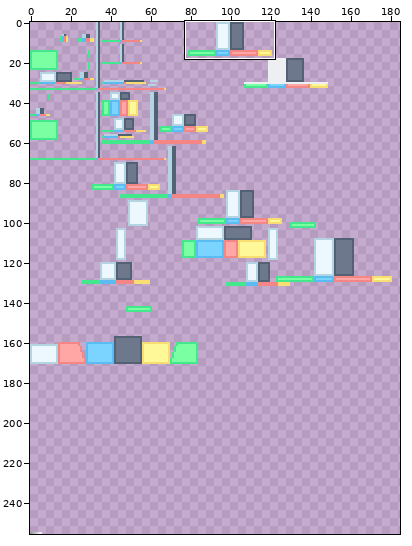
One commit to this sprite sheet: resources/models/vehicles/AvA-616 speederbike/white.png. The first picture is a wide view before the edit; the outline marks the close-up.
Close-up. Old version:
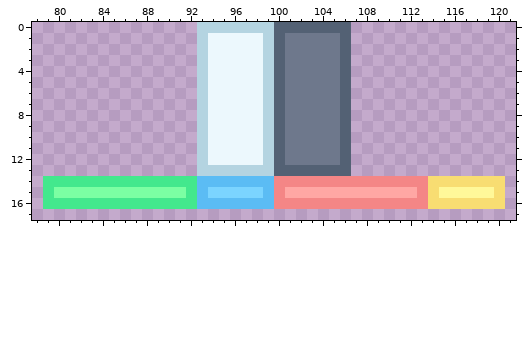
The file is 256x256 pixels. Shown: x 78..121, y 0..17. The wide view leaves out empty margins. The commit also changed other parts of the picture, which this record leaves out.
Once edited:
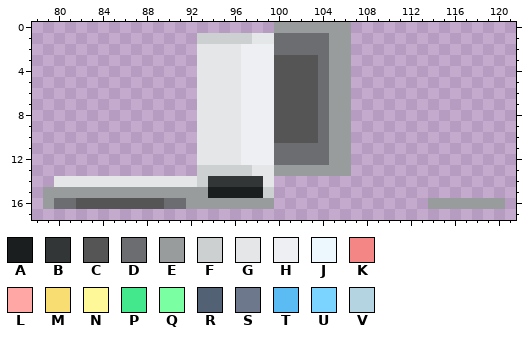
Palette (. is transparent): A #1b1e1e  B #323636  C #555555  D #6b6d70  E #989c9d  F #cdd0d1  G #e4e6e8  H #eeeff2  J #ecf8fd  K #f48686  L #ffa7a4  M #f8dd72  N #fff899  P #43e88d  Q #7bffa3  R #536174  S #6e788c  T #5bbcf4  U #7bd4ff  V #b4d4e1
Edits made:
Changed rows in their new state; - is an unchanged pixel.
first column x 79:
 0 --------------.......EEEEEEE--------------
 1 --------------FFFFFGGDDDDDEE--------------
 2 --------------GGGGHHHDDDDDEE--------------
 3 --------------GGGGHHHCCCCDEE--------------
 4 --------------GGGGHHHCCCCDEE--------------
 5 --------------GGGGHHHCCCCDEE--------------
 6 --------------GGGGHHHCCCCDEE--------------
 7 --------------GGGGHHHCCCCDEE--------------
 8 --------------GGGGHHHCCCCDEE--------------
 9 --------------GGGGHHHCCCCDEE--------------
10 --------------GGGGHHHCCCCDEE--------------
11 --------------GGGGHHHDDDDDEE--------------
12 --------------GGGGHHHDDDDDEE--------------
13 --------------FFFFFGGEEEEEEE--------------
14 .GGGGGGGGGGGGGFBBBBBG.....................
15 EEEEEEEEEEEEEEEAAAAAF.....................
16 EDDCCCCCCCCDDEEEEEEEE..............EEEEEEE
Changed places in both close-ups, as pixel boxes (x1, y1, x2, y2):
changed: (43, 22, 505, 209)
